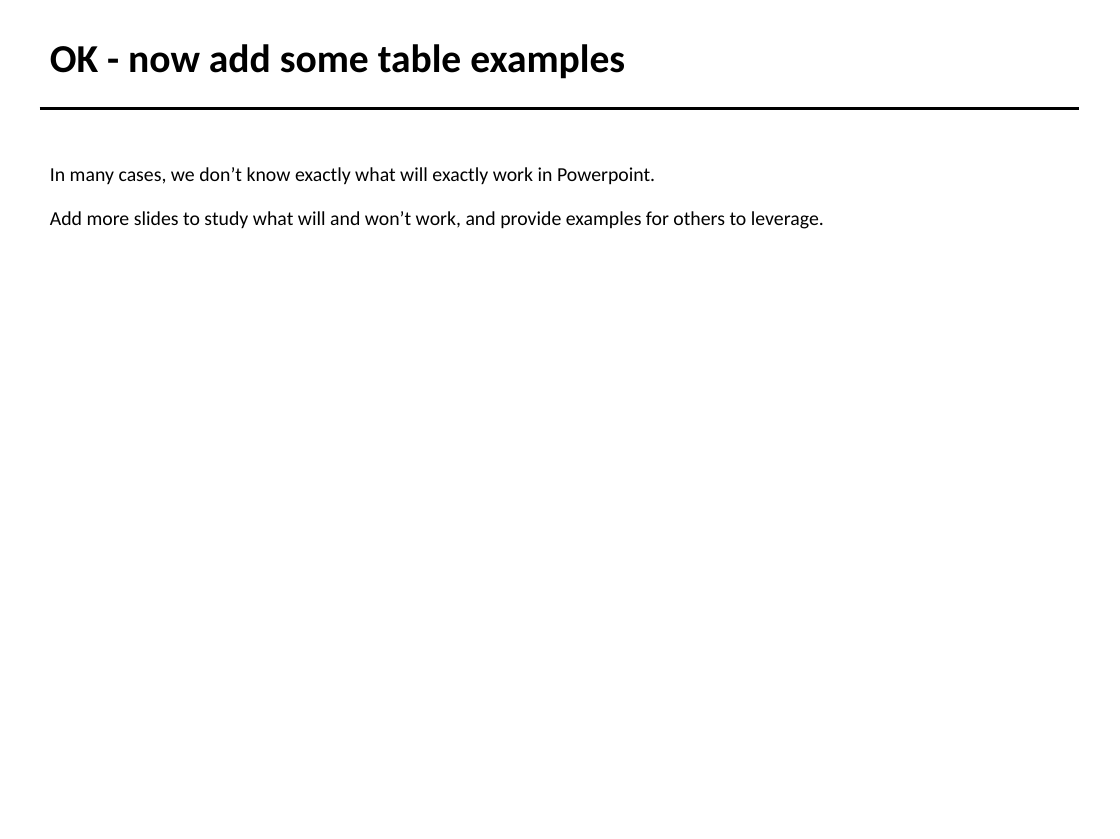
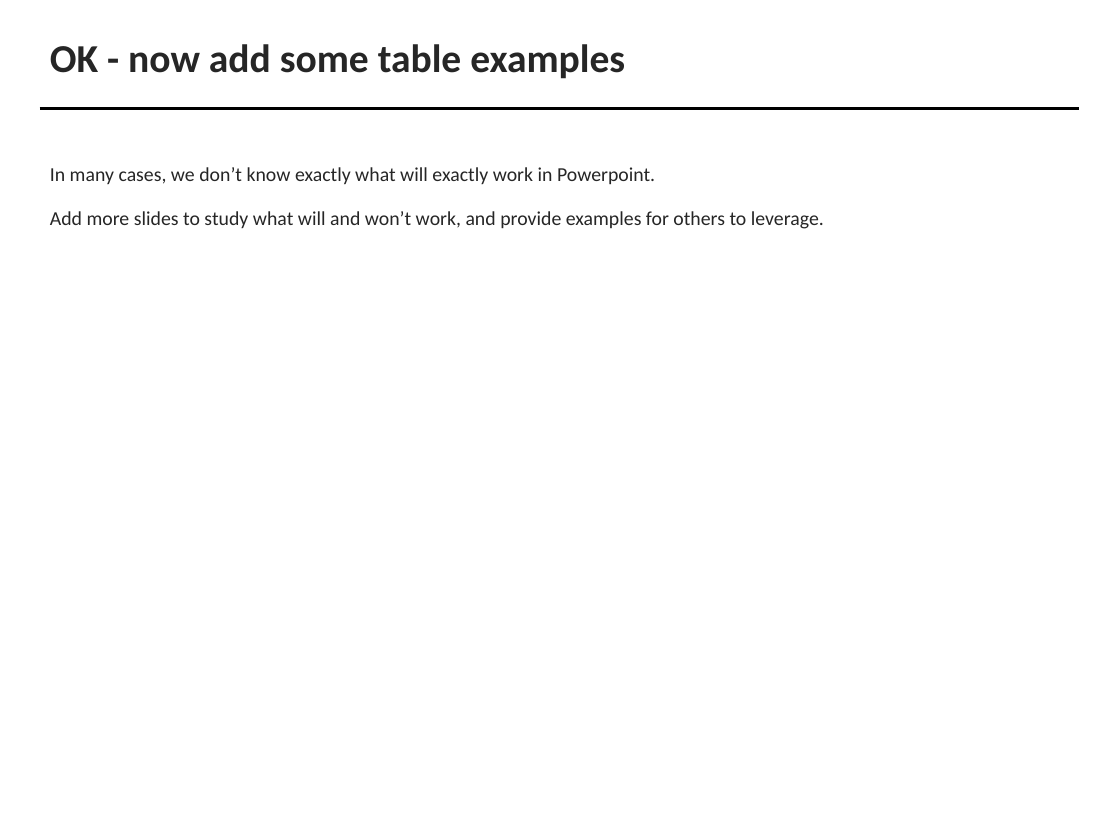
Before and after one commit to vcu-ssg/ssg-vcu-bofa-sandbox, a slide deck: slide 14 of study1.pptx (slide 12 before the commit). Drawn at 1120x839 pixels with LibreOffice and Linux fonts; fonts in the diff are those of the drawing; background and template pictures are left out. Boxes give left, top, right and bottom in pixels: in the first picture for what was removed or moved away, otherwise in the second. Text is boxed around its words. In the diff, an @@ line names an element or a change of style, - is before the commit and + after.

```diff
--- a/study1.pptx
+++ b/study1.pptx
@@ title "OK - now add some ..." at [50, 44, 625, 79]: text colour #000000 to #262626 @@
@@ text "In many cases, we don’t ..." at [50, 167, 824, 229]: text colour #000000 to #262626 @@
```
Also in this commit, not shown: 8 other slides changed, 4 slides added, 2 slides removed, 4 other files.
